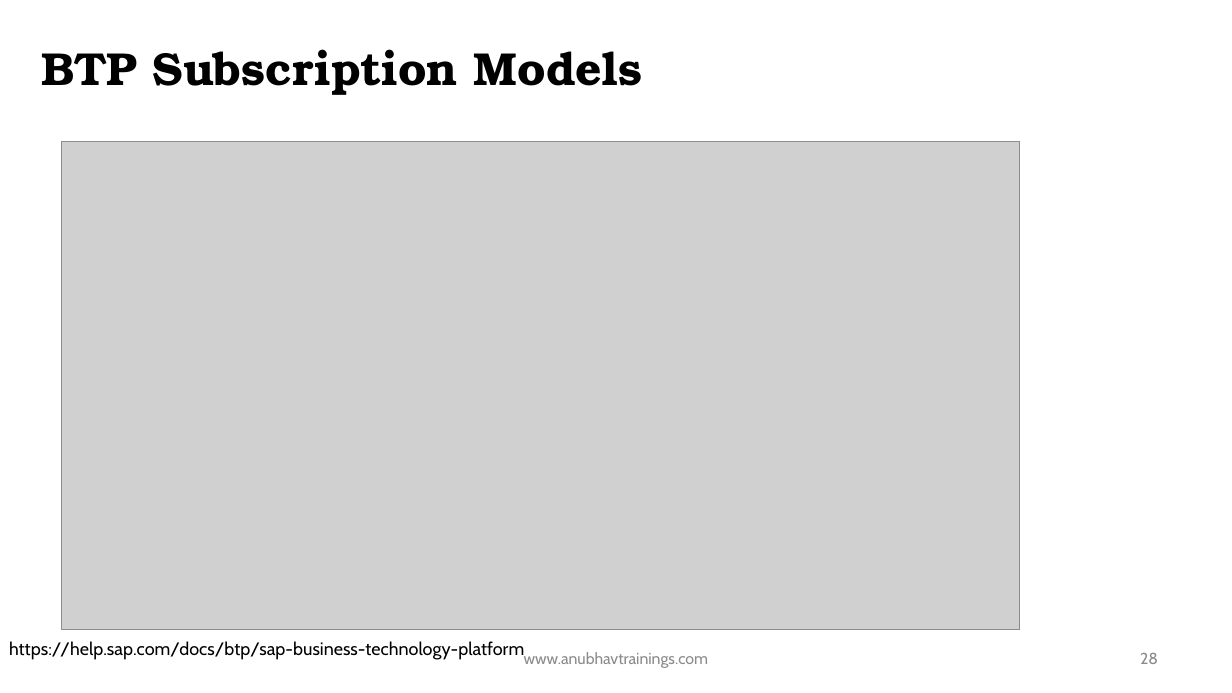
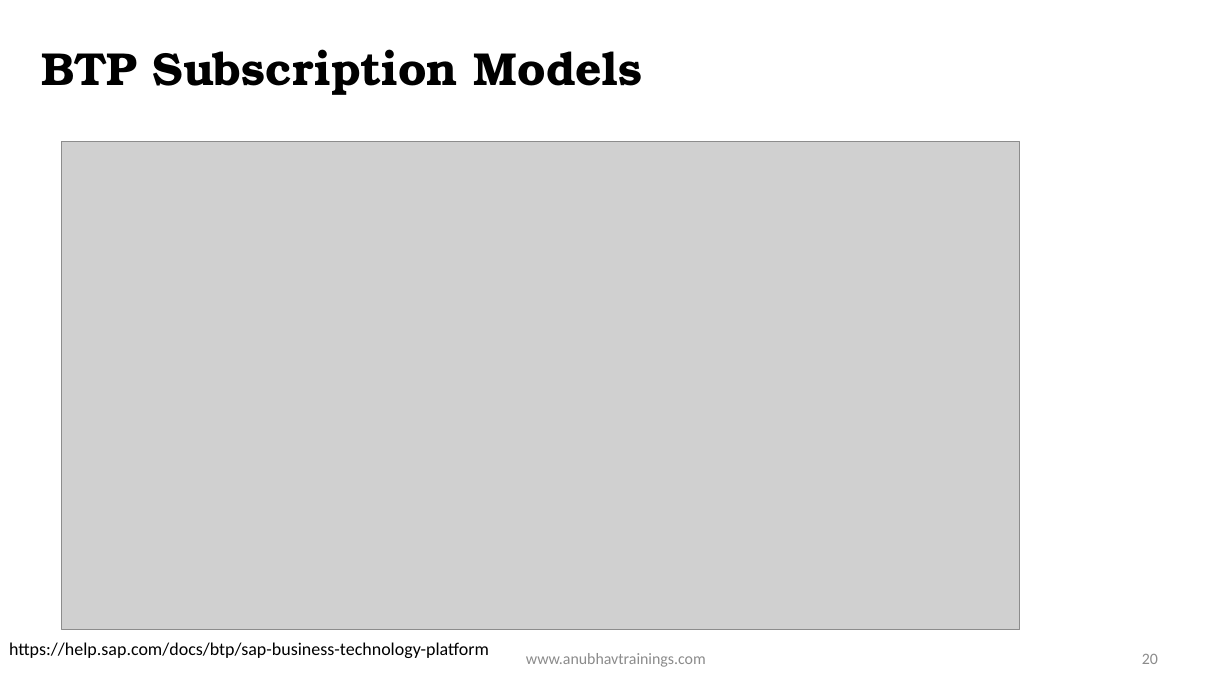
Before and after one commit to soyuztechnologies/sap_btp_training_20d, a slide deck: slide 20 of Day 1/Day 1 -BTP Training.pptx (slide 28 before the commit). Drawn at 1232x693 pixels with LibreOffice and Linux fonts; fonts in the diff are those of the drawing; grey boxes stand for pictures; background and template pictures are left out. Boxes give left, top, right and bottom in pixels: in the first picture for what was removed or moved away, otherwise in the second. Text is boxed around its words. In the diff, an @@ line names an element or a change of style, - is before the commit and + after.

```diff
--- a/Day 1/Day 1 -BTP Training.pptx
+++ b/Day 1/Day 1 -BTP Training.pptx
@@ text "https://help.sap.com/docs/btp/sap-business-technology-platfo ..." at (9,642,489,658): font Cabin to Calibri @@
@@ text "www.anubhavtrainings.com" at (526,653,706,667): font Cabin to Calibri @@
@@ page number at (1142,654,1158,664): text changed; font Cabin to Calibri @@
-28
+20
```
Also in this commit, not shown: 3 other slides changed, 2 slides added, 14 slides removed, 20 other files.
